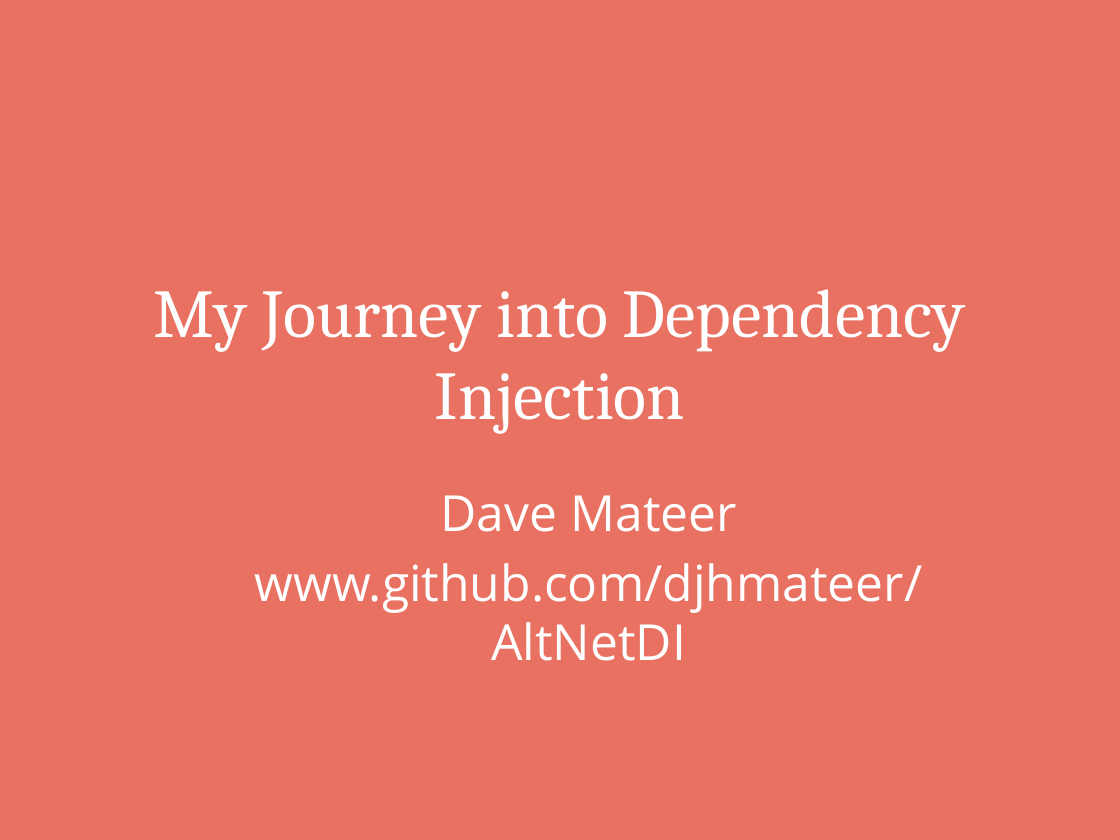
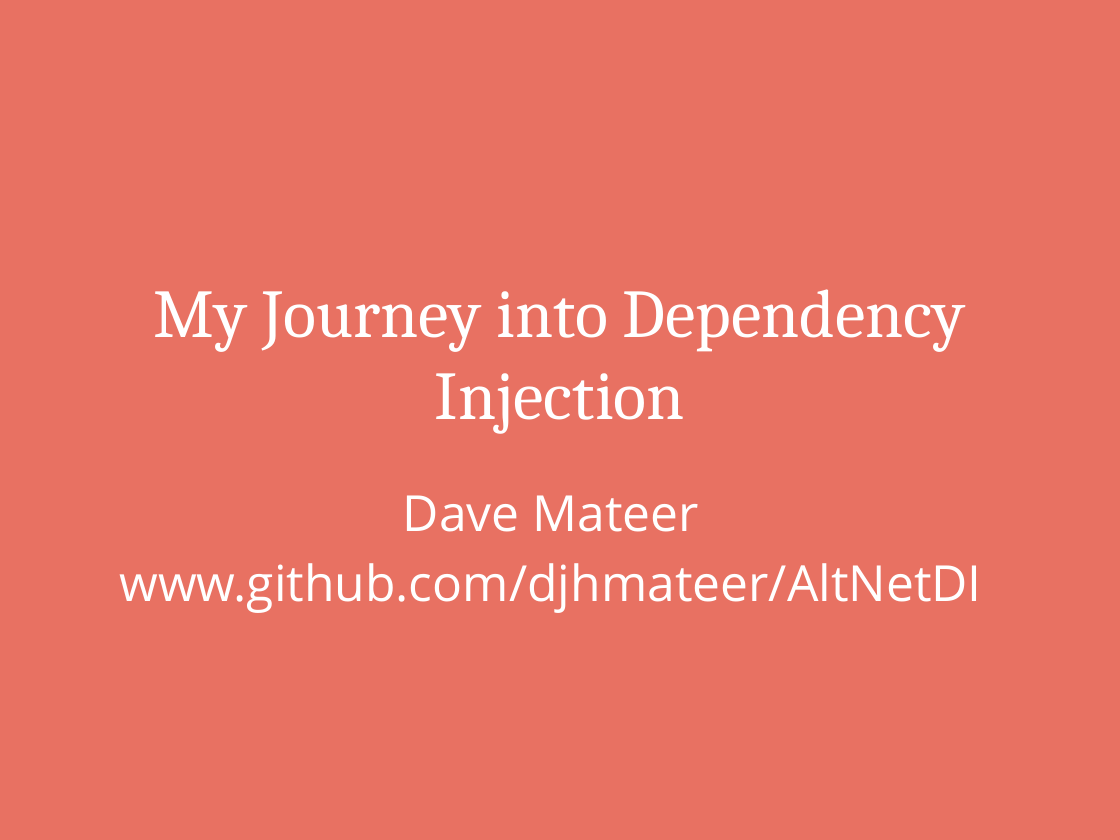
Before and after one commit to djhmateer/AltNetDI, a slide deck: slide 1 of My Journey into Dependency Injection.pptx. Drawn at 1120x840 pixels with LibreOffice and Linux fonts; fonts in the diff are those of the drawing. Boxes give left, top, right and bottom in pixels: in the first picture for what was removed or moved away, otherwise in the second. Text is boxed around its words. In the diff, an @@ line names an element or a change of style, - is before the commit and + after.

Commit message:
Presentation changes

```diff
--- a/My Journey into Dependency Injection.pptx
+++ b/My Journey into Dependency Injection.pptx
@@ subtitle "Dave Mateer" rewrapped from (x1=255, y1=495, x2=923, y2=661) to (x1=119, y1=495, x2=981, y2=613) @@
```
Also in this commit, not shown: 2 slides added, 1 slide removed, 2 other files.
